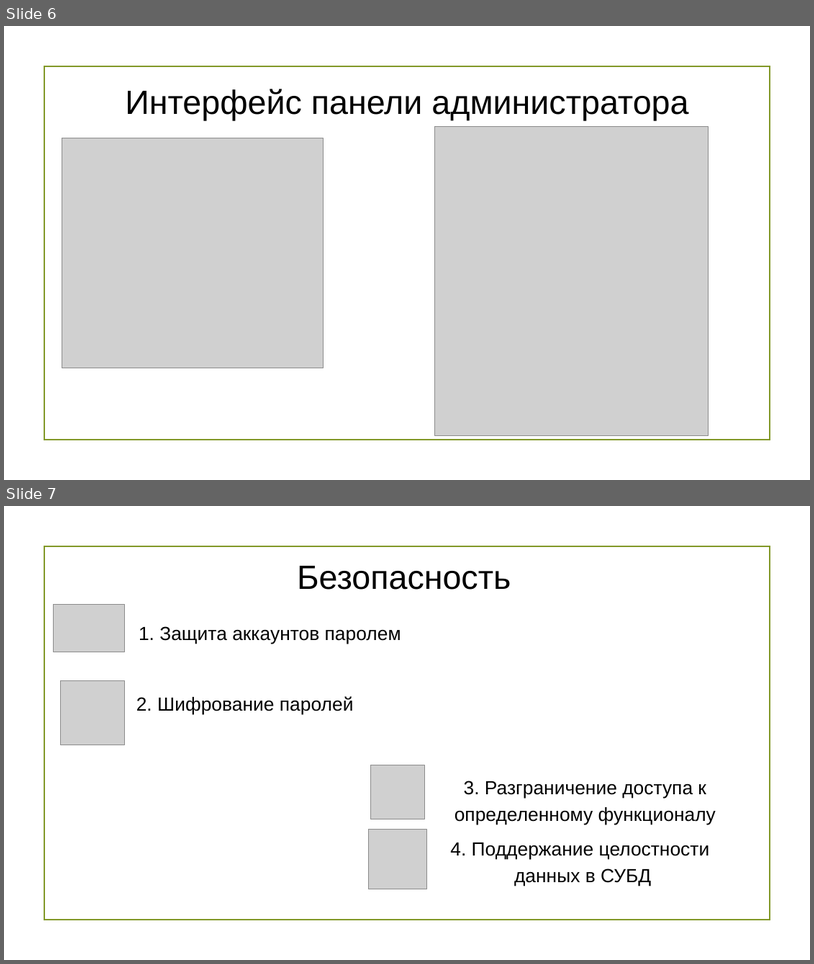
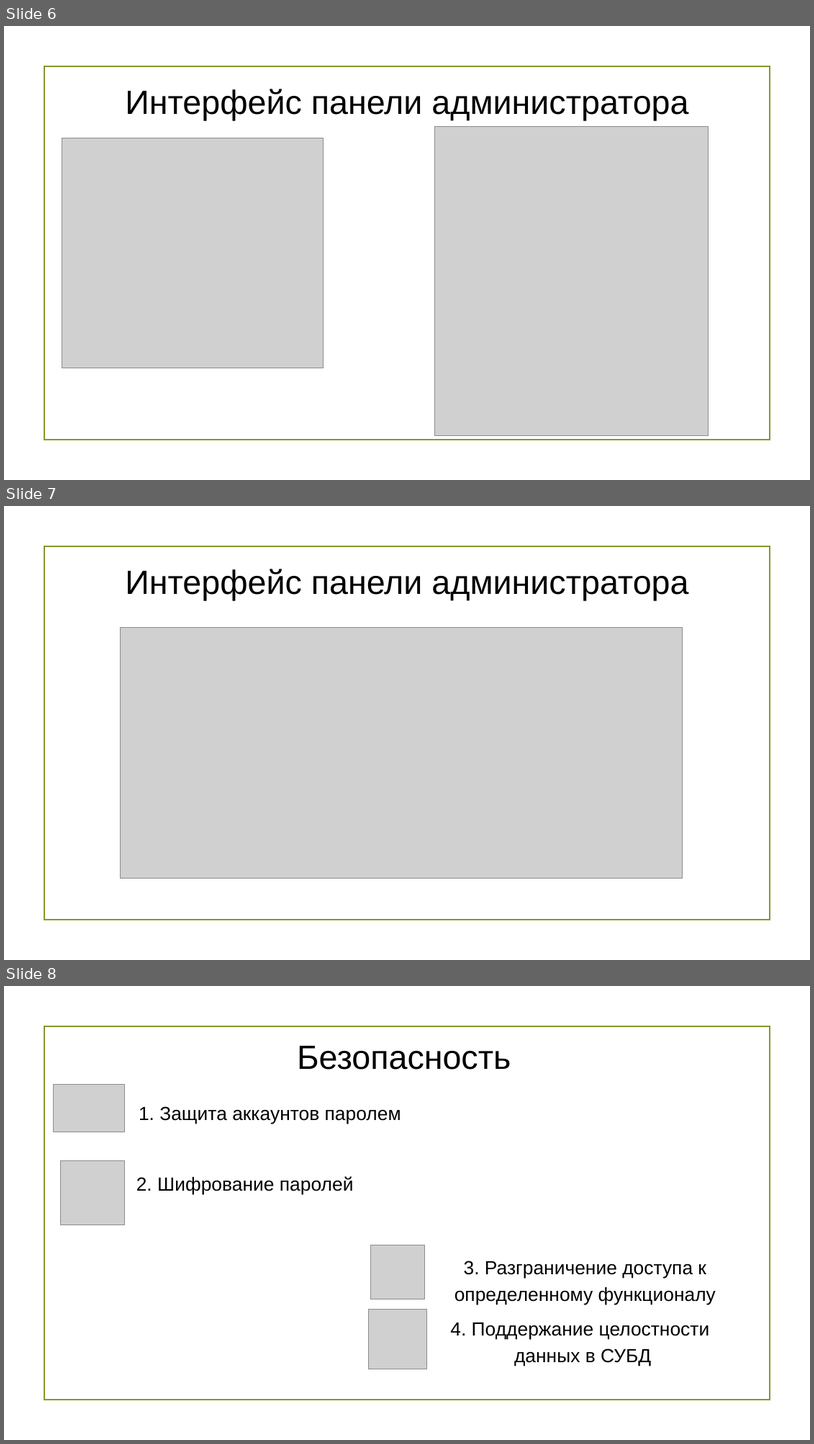
Before and after one commit to SarodipDiraka/eshop, a slide deck: Презентация.pptx. Shown one above the other, each under a label of ours: slides 6 and 7 before the commit, slides 6, 7 and 8 after it. The pictures are 814x964 and 814x1444 pixels, drawn with LibreOffice and Linux fonts; fonts in the diff are those of the drawing; grey boxes stand for pictures; background and template pictures are left out. Boxes give left, top, right and bottom in pixels: in the first picture for what was removed or moved away, otherwise in the second. Text is boxed around its words. In the diff, an @@ line names an element or a change of style, - is before the commit and + after.

```diff
--- a/Презентация.pptx
+++ b/Презентация.pptx
@@ slide 7 added at (4,506,810,960), background picture (left out); not listed: 1 template element that a slide beside it also shows @@
@@ text added at (125,569,689,600), 40 pt, text #000000 @@
+Интерфейс панели администратора
@@ picture added at (120,628,683,878) @@
@@ what was slide 7 is now slide 8 @@
```
Also in this commit, not shown: 2 slides changed, 5 other slides added.
